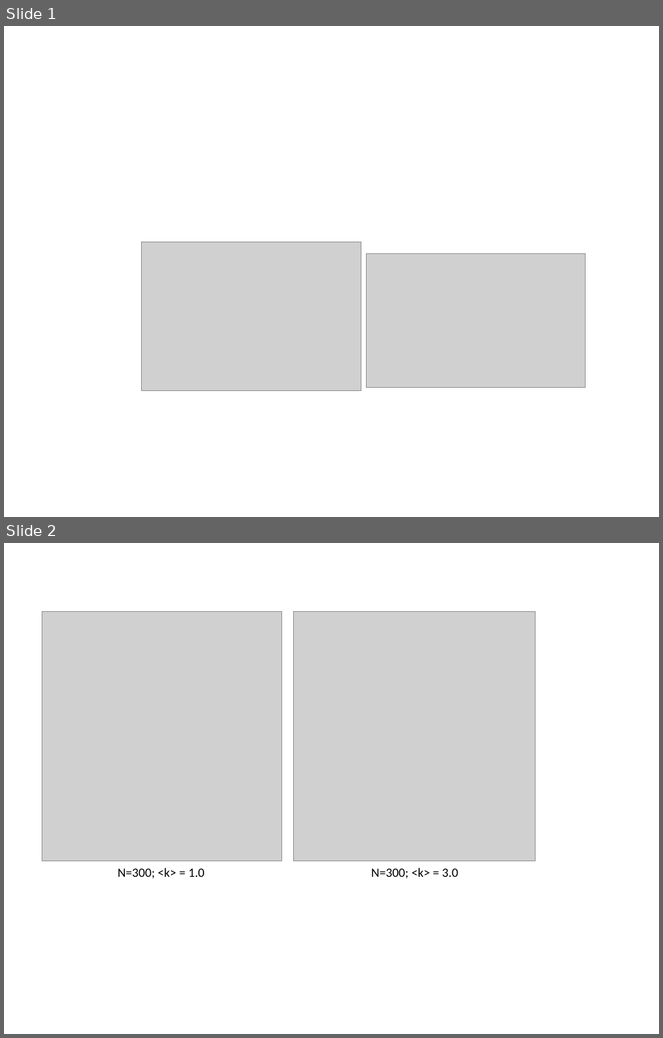
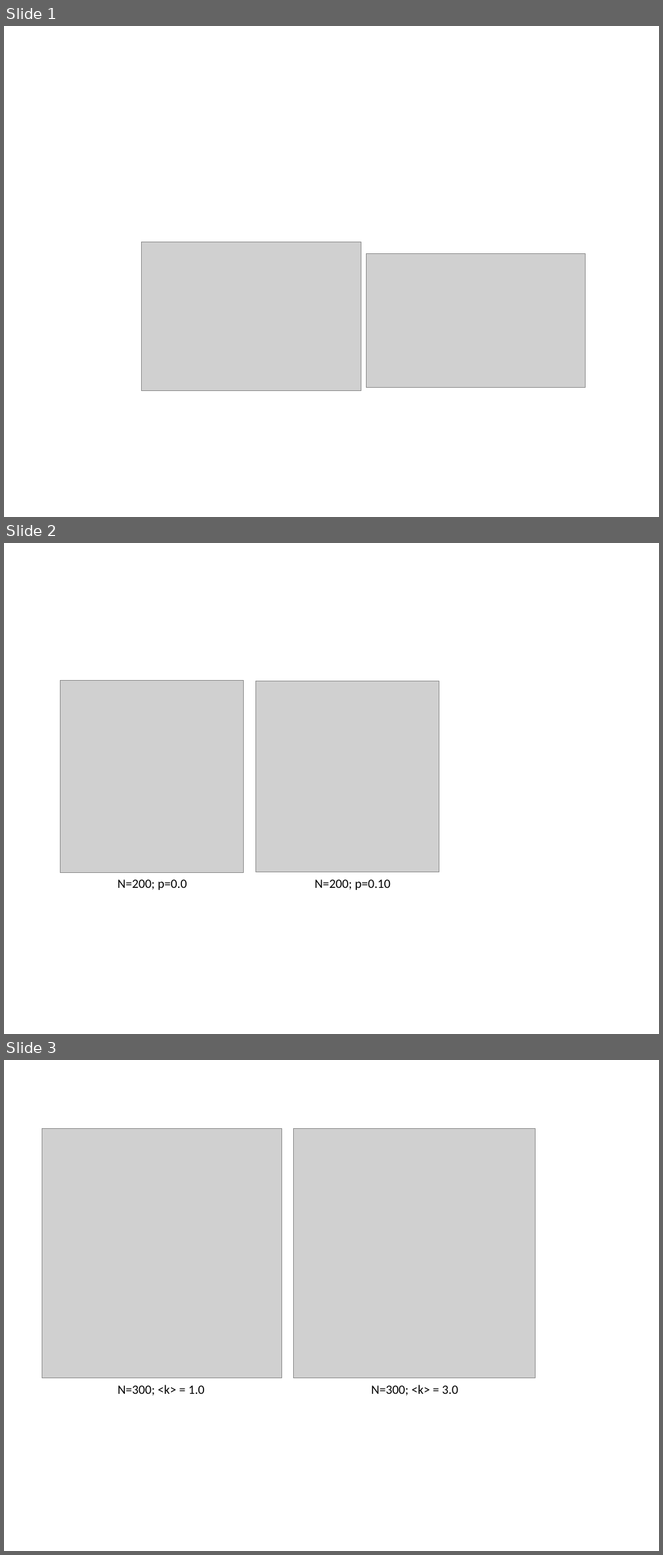
Before and after one commit to GuilleUCM/SOC, a slide deck: images/paraEsquemasYFiguras.pptx. Shown one above the other, each under a label of ours: slides 1 and 2 before the commit, slides 1, 2 and 3 after it. The pictures are 663x1038 and 663x1555 pixels, drawn with LibreOffice and Linux fonts; fonts in the diff are those of the drawing; grey boxes stand for pictures. Boxes give left, top, right and bottom in pixels: in the first picture for what was removed or moved away, otherwise in the second. Text is boxed around its words. In the diff, an @@ line names an element or a change of style, - is before the commit and + after.

```diff
--- a/images/paraEsquemasYFiguras.pptx
+++ b/images/paraEsquemasYFiguras.pptx
@@ slide 2 added at (x1=4, y1=543, x2=659, y2=1034), background #FFFFFF @@
@@ picture added at (x1=61, y1=681, x2=244, y2=873) @@
@@ picture added at (x1=256, y1=681, x2=439, y2=873) @@
@@ text added at (x1=118, y1=880, x2=187, y2=890), 14 pt, text #000000 @@
+N=200; p=0.0
@@ text added at (x1=315, y1=880, x2=391, y2=890), 14 pt, text #000000 @@
+N=200; p=0.10
@@ what was slide 2 is now slide 3 @@
```
Also in this commit, not shown: 7 other files.
